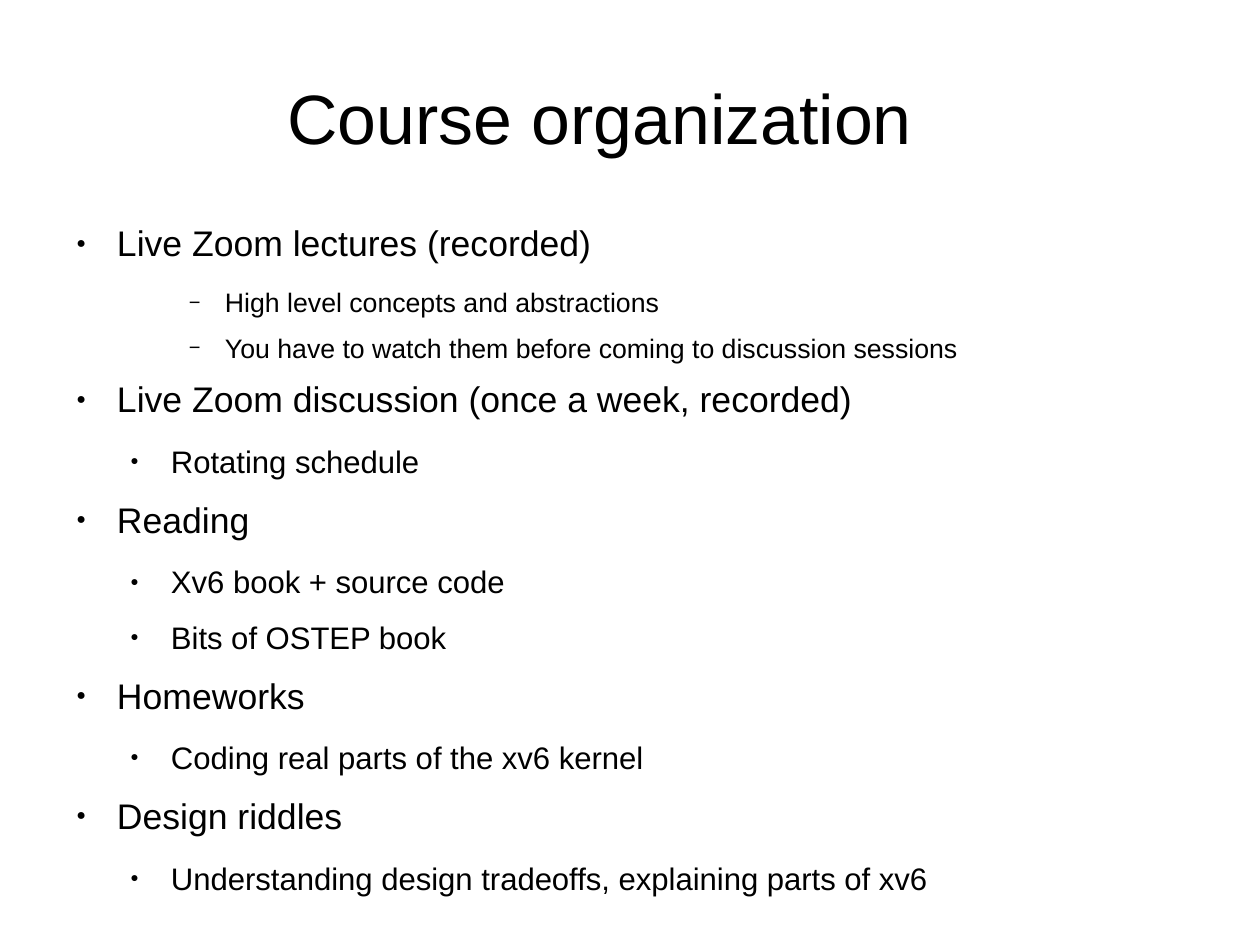
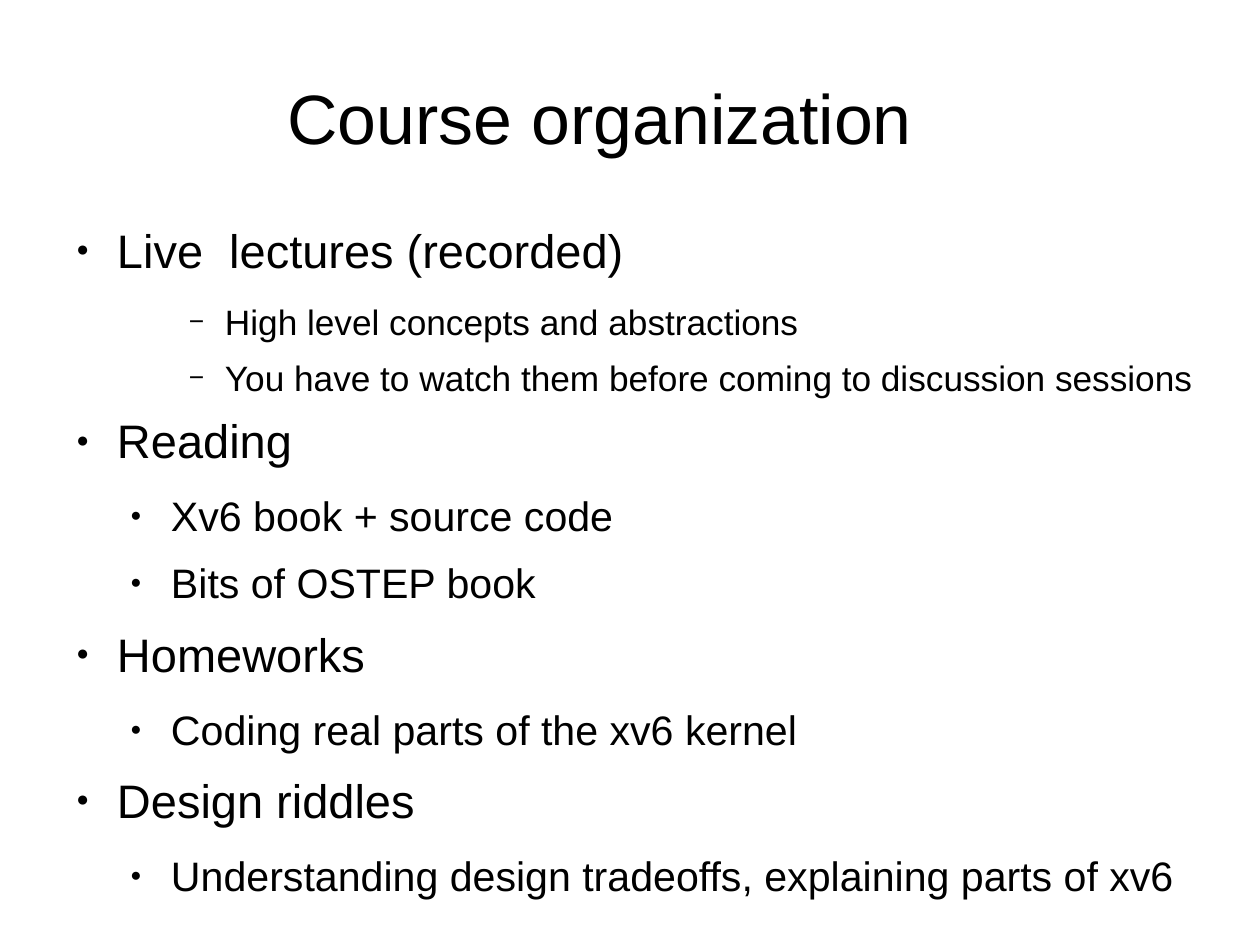
Before and after one commit to antonburtsev/cs5460, a slide deck: slide 8 of lectures/lecture00-logistics/lecture00-logistics.odp. Drawn at 1260x945 pixels with LibreOffice and Linux fonts; fonts in the diff are those of the drawing. Boxes give left, top, right and bottom in pixels: in the first picture for what was removed or moved away, otherwise in the second. Text is boxed around its words. In the diff, an @@ line names an element or a change of style, - is before the commit and + after.

```diff
--- a/lectures/lecture00-logistics/lecture00-logistics.odp
+++ b/lectures/lecture00-logistics/lecture00-logistics.odp
@@ text at [117,234,624,277]: text changed; size 22.4 to 29.6 pt @@
-● Live Zoom lectures (recorded)
+● Live lectures (recorded)
@@ text at [117,309,1192,899]: size 16.8 to 22.2 pt in "High level concepts and abstractions", "You have to watch them before coming ..."; size 22.4 to 29.6 pt in "Reading", "Homeworks", "Design riddles"; size 19.6 to 25.9 pt in "Xv6 book + source code", "Bits of OSTEP book", "Coding real parts of the xv6 kernel", "Understanding design tradeoffs, explaining parts of xv6" @@
@@ text at [171,450,419,479]: paragraphs removed @@
-● Live Zoom discussion (once a week, recorded)
-  ● Rotating schedule
```
Also in this commit, not shown: 3 other slides changed, 2 other files.
